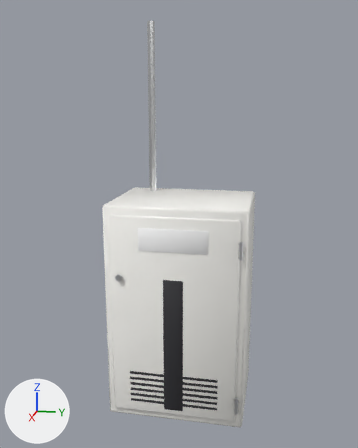
Before and after pictures for a commit that changed the FBX model project/Assets/Models/HQ/SonRoom/SonRoom_Breaker.fbx.
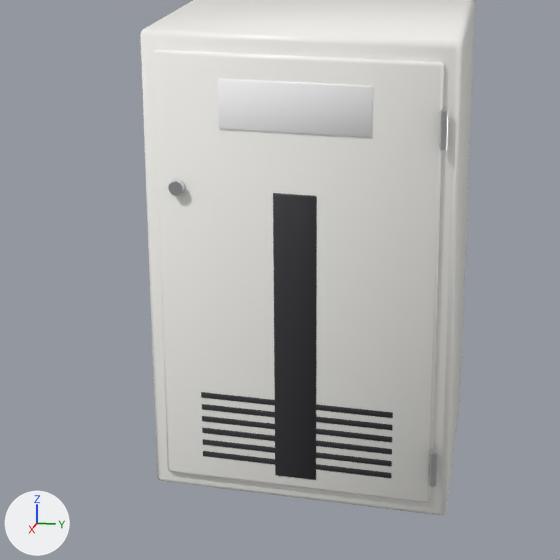
Old and new are each drawn whole from a camera (50 mm lens) standing at (1.685, 0.334, 2.091) and looking at (-0.065, -0.016, 1.654) and again close up on the part from 11% to 82% of the width and 43% to 100% of the height. Arrows for +X, +Y and +Z are at lower left; the lights stay in place. The first two pictures are the older version. Where no turn or scale is listed for an object, it has been applied to the vertices. Vertices at exactly the same position are counted once.

The scene before the commit, as lines of its bpy script (objects in view):
```python
me_sonroom_breaker = bpy.data.meshes.new('SonRoom_Breaker')
me_sonroom_breaker.from_pydata(...)  # 1056 vertices, 1046 faces; spans x -0.275..0.132, y -0.25..0.25, z 0.95..2.38
# faces by material slot: [196, 686, 98, 66]
me_sonroom_breaker.materials.append(mat_son_whitewood)  # white #f9f8f3
me_sonroom_breaker.materials.append(mat_son_black)  # dark grey #303035
me_sonroom_breaker.materials.append(mat_son_hazard)  # white #ffffff
me_sonroom_breaker.materials.append(mat_son_aluminum)  # white #e7e8ea
ob_sonroom_breaker = bpy.data.objects.new('SonRoom_Breaker', me_sonroom_breaker)
ob_sonroom_breaker.location = (0.0, 0.0, 0.0)
```
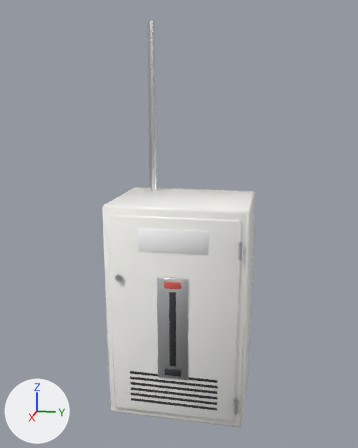
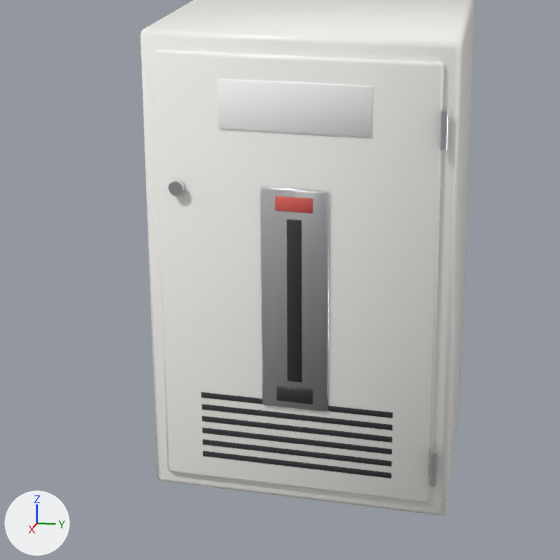
Edits to the bpy script that builds the scene:
```text
Add mat_son_leverred:
    mat_son_leverred = principled_material('SON_LeverRed')
    mat_son_leverred.base_color = (0.75, 0.12, 0.1)  # red #e16159
    mat_son_leverred.roughness = 0.45
Change me_sonroom_breaker:
    used by ob_sonroom_breaker; location = (0.0, 0.0, 0.0)
    remove me_sonroom_breaker.from_pydata(...)  # 1056 vertices, 1046 faces; spans x -0.275..0.132, y -0.25..0.25, z 0.95..2.38
    add me_sonroom_breaker.from_pydata(...)  # 1344 vertices, 1340 faces; spans x -0.275..0.132, y -0.25..0.25, z 0.95..2.38
    me_sonroom_breaker part 1: the loose piece of 96 vertices spanning x 0.116..0.122, y -0.035..0.035, z 1.0..1.5 is copied, and the copy is scaled about its middle by (0.667, 0.329, 0.559), then moved by (0.006, 0.0, 0.07); it spans x 0.123..0.127, y -0.012..0.012, z 1.18..1.46
    me_sonroom_breaker part 2: the loose piece of 96 vertices spanning x 0.118..0.122, y -0.12..0.12, z 1.6..1.68 is copied, and the copy is scaled about its middle by (0.676, 0.247, 0.29), then moved by (0.005, 0.0, -0.155), in mat_son_leverred (red #e16159); it spans x 0.124..0.127, y -0.03..0.03, z 1.473..1.497
    me_sonroom_breaker part 3: the loose piece of 96 vertices spanning x 0.116..0.121, y -0.16..0.16, z 1.13..1.14 is copied, and the copy is scaled about its middle by (0.504, 0.185, 2.56), then moved by (0.007, 0.0, 0.02); it spans x 0.124..0.127, y -0.03..0.03, z 1.143..1.167
    me_sonroom_breaker part 4: 98 faces spanning x 0.118..0.125, y -0.055..0.055, z 1.13..1.51 switch from mat_son_black (dark grey #303035) to mat_son_aluminum (white #e7e8ea)
    other edits to the shape of me_sonroom_breaker do not show in these pictures
    add me_sonroom_breaker.materials.append(mat_son_leverred)  # red #e16159
```

Where the change shows, as pixel boxes (x1, y1, x2, y2) in the close-ups (560 x 560 px):
part 1 of me_sonroom_breaker, added: after (287, 219, 302, 382)
part 2 of me_sonroom_breaker, added (red): after (275, 196, 313, 213)
part 3 of me_sonroom_breaker, added: after (277, 387, 313, 404)
part 4 of me_sonroom_breaker, recoloured: before (273, 193, 317, 480); after (260, 186, 329, 412)
